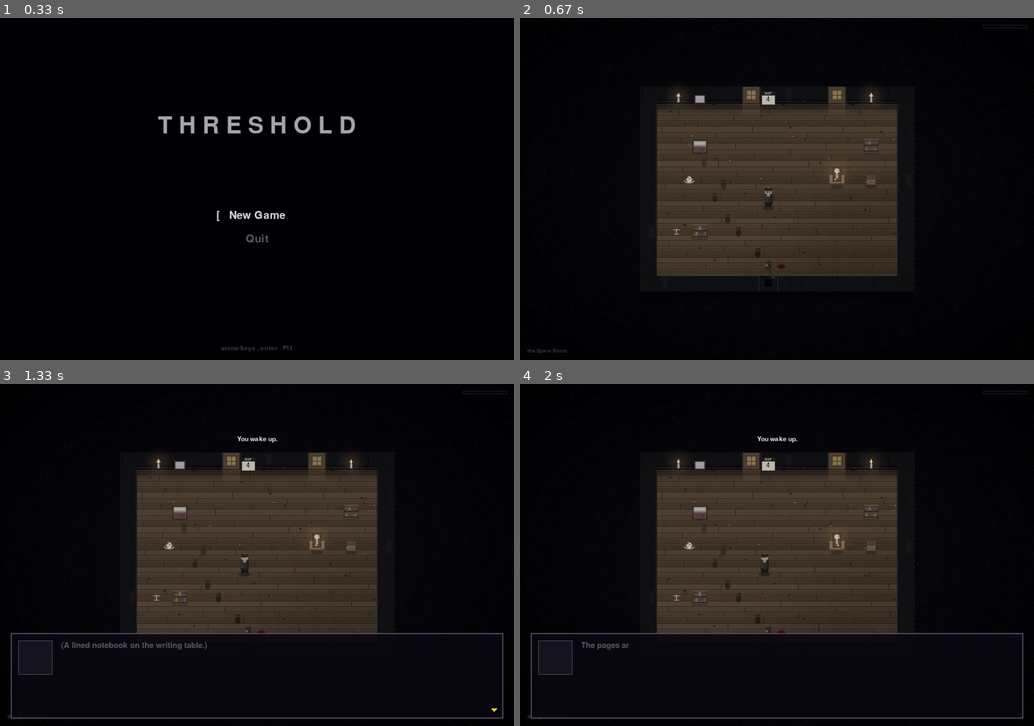
Above: before the commit, frames 1-4 (two rows, left to right).
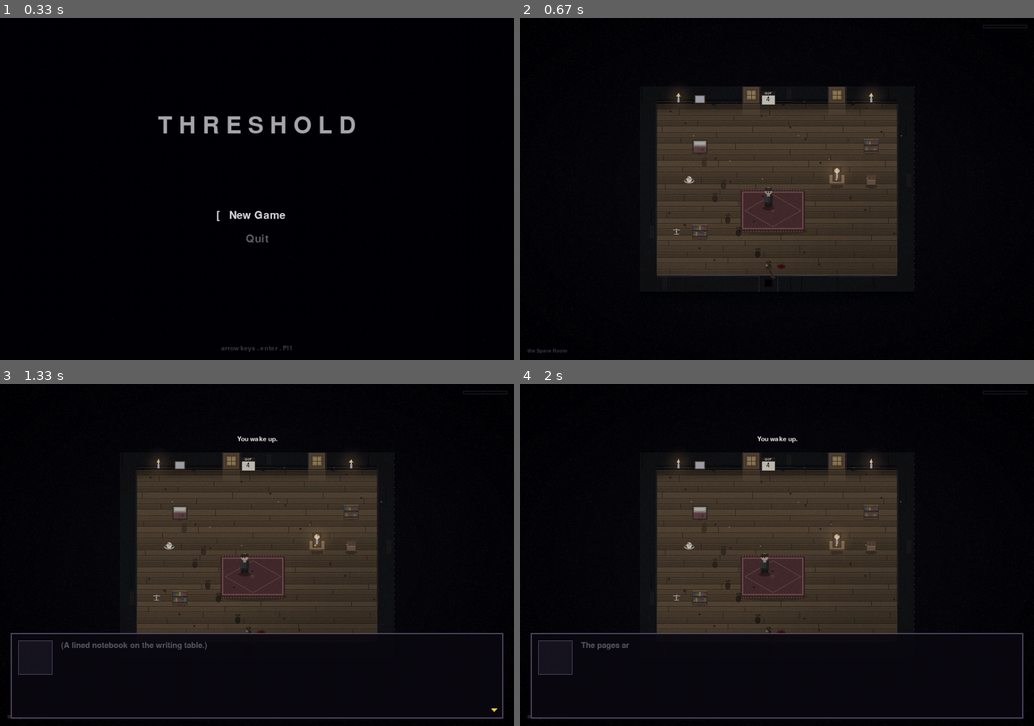
Above: after the commit, the same moments.

Repository: AV-ASU/Threshold
Game: pygame game, started from main.py
Same seed, same stepped clock (60 frames per second), same inputs: the game is played once before the commit and once after it.
Inputs:
- Up to frame 1 (0.33 s): no input
- Up to frame 2 (0.67 s): tap Enter at 0.33 s
- Up to frame 3 (1.33 s): type "ann" at 0.67 s; tap Enter at 1 s; tap Space at 1.22 s
- Up to frame 4 (2 s): type "a" at 1.55 s; tap Enter at 1.68 s

Frame 1 is identical in both runs. In frame 2, 0.3% of the frame differs, in the area x 30-75%, y 22-63%; in frame 3, 0.3%; in frame 4, 0.3%.

Commit message:
Dress main rooms with off-grid multi-tile rugs
Adds a worn area-rug decoration (faded field, woven border, centre
motif, fringe, worn patches) sized in pixels and placed off the tile
grid, so it spans several tiles and breaks up the plank tiling. Laid in
the open floor of the bedroom, the Innkeeper's house (before the
hearth), and the shop -- added before other props so furniture/clutter
sits on top.

https://claude.ai/code/session_01HUbJgATxSor8UL2bsR586A

Diff:
--- a/entities/decoration.py
+++ b/entities/decoration.py
@@ -117,6 +117,34 @@
 
     def _draw_unknown(self, surf, x, y):
         pygame.draw.rect(surf, (255, 0, 255), (x - 4, y - 4, 8, 8))
+
+    def _draw_rug(self, surf, x, y):
+        """A worn area rug -- a multi-tile floor covering (w x h px via
+        kwargs) that breaks up the plank grid. Faded field, a woven
+        border, a centre motif, fringe at the ends, and a few worn
+        patches. Drawn flat on the floor, under furniture/props."""
+        w = int(self.kwargs.get("w", 88))
+        h = int(self.kwargs.get("h", 60))
+        base = self.kwargs.get("color", (96, 44, 46))
+        border = tuple(min(255, int(c * 1.5) + 18) for c in base)
+        dark = tuple(int(c * 0.6) for c in base)
+        rx, ry = x - w // 2, y - h // 2
+        sh = pygame.Surface((w + 10, 16), pygame.SRCALPHA)
+        pygame.draw.ellipse(sh, (0, 0, 0, 55), (0, 0, w + 10, 16))
+        surf.blit(sh, (rx - 5, ry + h - 8))
+        pygame.draw.rect(surf, base, (rx, ry, w, h), border_radius=3)
+        pygame.draw.rect(surf, dark, (rx, ry, w, h), 1, border_radius=3)
+        pygame.draw.rect(surf, border, (rx + 3, ry + 3, w - 6, h - 6), 2)
+        pygame.draw.polygon(surf, border, [
+            (x, ry + 8), (rx + w - 8, y), (x, ry + h - 8), (rx + 8, y)], 1)
+        pygame.draw.circle(surf, border, (x, y), 3, 1)
+        for fxp in range(rx + 4, rx + w - 3, 5):       # fringe at the ends
+            pygame.draw.line(surf, border, (fxp, ry - 2), (fxp, ry), 1)
+            pygame.draw.line(surf, border, (fxp, ry + h), (fxp, ry + h + 2), 1)
+        for i in range(3):                             # worn patches
+            wx = rx + 6 + (self.seed * (i + 1)) % max(1, w - 12)
+            wy = ry + 6 + (self.seed * (i + 3)) % max(1, h - 12)
+            pygame.draw.rect(surf, dark, (wx, wy, 4, 3))
 
     def _draw_candle(self, surf, x, y):
         _light_pool(surf, x, y - 2, 30, (255, 170, 80), 58)
--- a/scenes/house.py
+++ b/scenes/house.py
@@ -64,6 +64,11 @@
         (12 * TILE + 16, 5 * TILE + 16, "under"),    # under writing table
     ]
 
+    # Worn rug over the open centre -- a multi-tile covering, set
+    # off-grid so it breaks the plank tiling. Added first so the props
+    # below draw on top of it.
+    sc.add_decoration(Decoration(7 * TILE + 24, 7 * TILE + 8, "rug",
+                                 w=120, h=76, color=(86, 42, 46), seed=17))
     # Duffel bag beside the cot.
     sc.add_decoration(Decoration(2 * TILE + 28, 5 * TILE + 16, "bowl",
                                  filled=True))
@@ -343,6 +348,11 @@
     # navigate back to the hatch to descend again.
     sc.set_spawn("from_basement", 4, 8)
 
+    # A large worn rug before the hearth in the living room -- off-grid
+    # and multi-tile so it breaks the plank tiling. Added first so the
+    # props below sit on top of it.
+    sc.add_decoration(Decoration(11 * TILE + 24, 7 * TILE + 12, "rug",
+                                 w=140, h=92, color=(70, 58, 40), seed=23))
     # Decorations: kitchen clutter on the left, fireplace on the
     # right, wall items on the NORTH wall (row 0).
     sc.add_decoration(Decoration(10 * TILE + 16, 0 * TILE + 18, "clock"))
--- a/scenes/interiors.py
+++ b/scenes/interiors.py
@@ -533,6 +533,10 @@
     # silhouette in the glass is the cult tell), a clock that
     # stopped, motes for atmosphere, and a wrong_photo on the
     # back wall.
+    # Worn shop rug over the open floor -- multi-tile + off-grid to
+    # break the plank tiling. First, so props draw on top.
+    sc.add_decoration(Decoration(7 * TILE + 24, 4 * TILE + 8, "rug",
+                                 w=104, h=64, color=(58, 60, 64), seed=31))
     sc.add_decoration(Decoration(6 * TILE + 16, 2 * TILE + 16, "candle"))
     sc.add_decoration(Decoration(2 * TILE + 16, 2 * TILE + 16, "wrong_radio"))
     sc.add_decoration(Decoration(7 * TILE + 16, 6 * TILE + 22,
